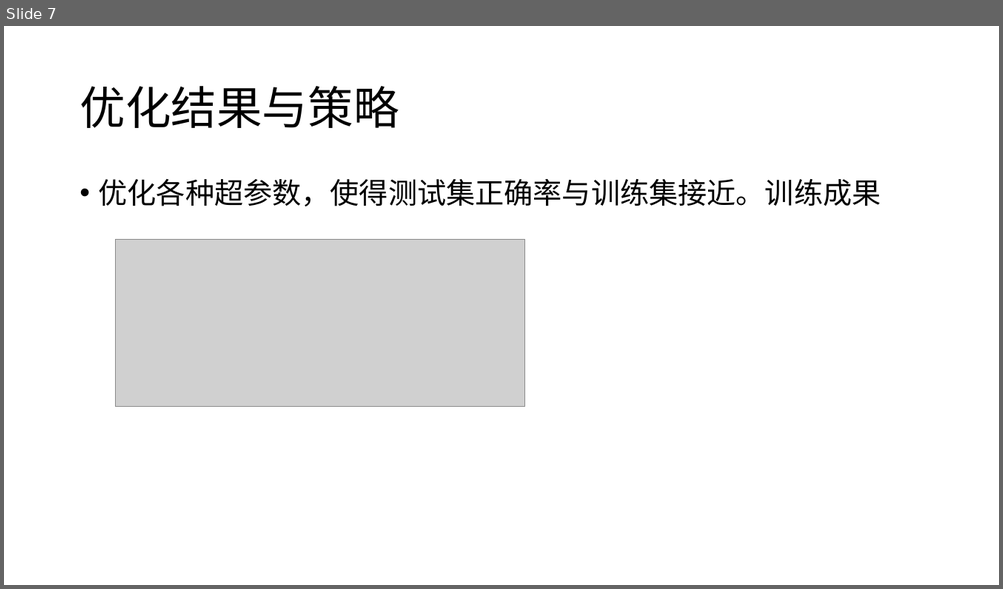
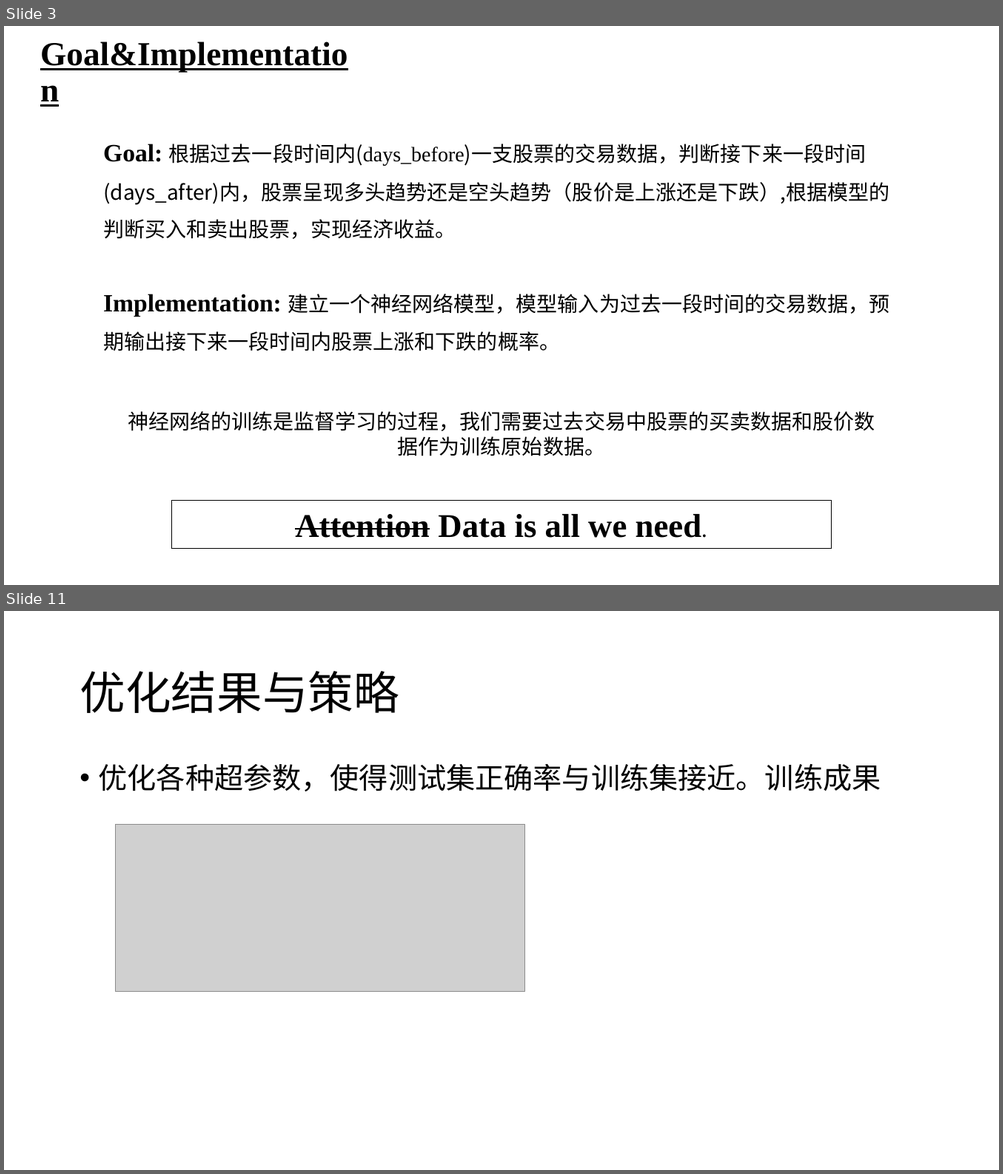
Before and after one commit to Jzzzi/Courses, a slide deck: introToAi/FinalPre/人工智能导论 股票预测.pptx. Shown one above the other, each under a label of ours: slide 7 before the commit, slides 3 and 11 after it; the slides between them are not shown. The pictures are 1003x589 and 1003x1174 pixels, drawn with LibreOffice and Linux fonts; fonts in the diff are those of the drawing; grey boxes stand for pictures. Boxes give left, top, right and bottom in pixels: in the first picture for what was removed or moved away, otherwise in the second. Text is boxed around its words. In the diff, an @@ line names an element or a change of style, - is before the commit and + after.

```diff
--- a/introToAi/FinalPre/人工智能导论 股票预测.pptx
+++ b/introToAi/FinalPre/人工智能导论 股票预测.pptx
@@ slide 3 added at (4,26,999,585), background #FFFFFF @@
@@ title added at (40,42,347,316), 32.4 pt, text #000000, bold, underline @@
+Goal&Implementation
@@ text added at (103,144,890,239), 20 pt, text #000000 @@
+Goal: 根据过去一段时间内(days_before)一支股票的交易数据，判断接下来一段时间(days_after)内，股票呈现多头趋势还是空头趋势（股价是上涨还是下跌）,根据模型的判断买入和卖出股票，实现经济收益。
@@ text added at (103,294,889,352), 20 pt, text #000000 @@
+Implementation: 建立一个神经网络模型，模型输入为过去一段时间的交易数据，预期输出接下来一段时间内股票上涨和下跌的概率。
@@ text added at (128,412,875,457), 20 pt, text #000000 @@
+神经网络的训练是监督学习的过程，我们需要过去交易中股票的买卖数据和股价数据作为训练原始数据。
@@ rectangle added at (172,501,831,549), outline #000000 0.75 pt, 32 pt, text #000000, bold @@
+Attention Data is all we need.
@@ what was slide 7 is now slide 11 @@
```
Also in this commit, not shown: 5 slides changed, 4 other slides added, 1 slide removed, 1 other file.
